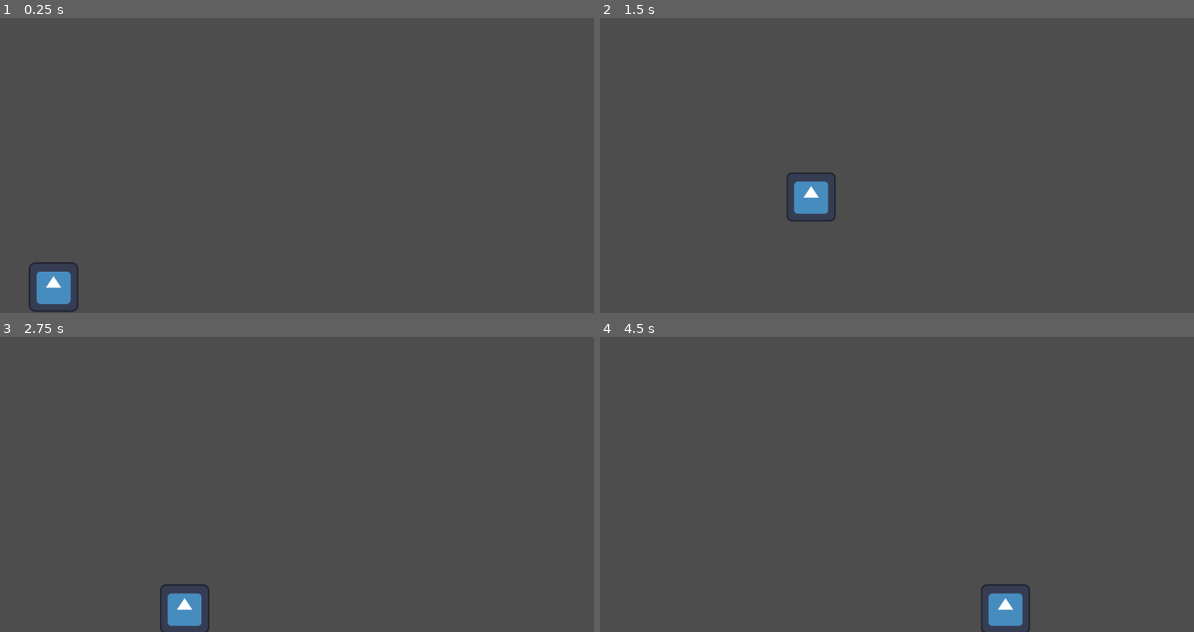
Above: before the commit, frames 1-4 (two rows, left to right).
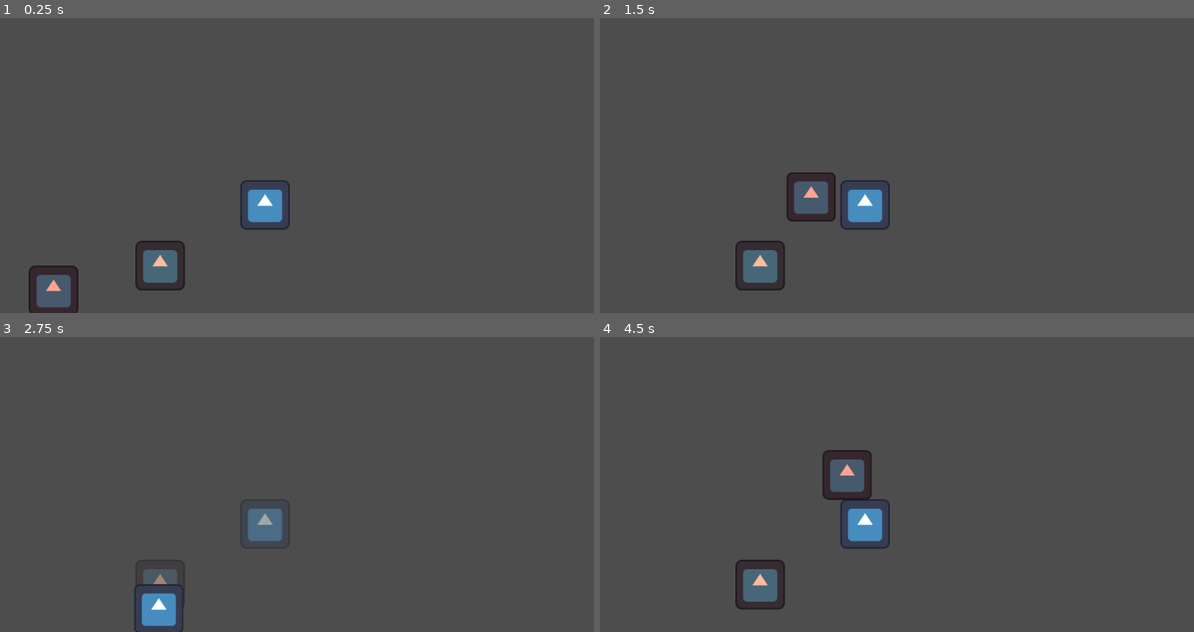
Above: after the commit, the same moments.

Repository: MatheoBrassart/The-Adventure-of-Beep-n-Boo-p
Game: Godot game, scene res://scenes/level_test.tscn
Same seed, same stepped clock (60 frames per second), same inputs: the game is played once before the commit and once after it. The engine's default icon, where the game draws it, is replaced by a stand-in: a white triangle on a blue panel in a dark square.
Inputs:
- Up to frame 1 (0.25 s): no input
- Up to frame 2 (1.5 s): hold D (move_right) from 0.53 s (still down); tap Shift (switch_character) at 0.6, 1.35 s; tap Space (jump) at 0.77 s
- Up to frame 3 (2.75 s): tap Space (jump) at 1.52 s; release D (move_right) at 2.03 s; hold A (move_left) from 2.03 s (still down); tap Shift (switch_character) at 2.1 s
- Up to frame 4 (4.5 s): release A (move_left) at 2.78 s; hold D (move_right) 2.78-4.28 s; tap Shift (switch_character) at 2.85, 3.6, 4.35 s; tap Space (jump) at 3.02, 3.77 s; hold A (move_left) from 4.28 s (still down)

The runs differ from the first frame. In frame 1, 3.4% of the frame differs, in the area x 4-49%, y 54-100%; in frame 2, 3.4%; in frame 3, 1.9%; in frame 4, 4.3%, in the area x 22-73%, y 38-100%.
Error after the commit: Cannot call method 'get_root' on a null value. (res://scripts/bloc_change_beep.gd:8)

Commit message:
Creating Bloc Changes

Diff:
--- /dev/null
+++ b/the-adventure-of-beep-n'-boop/scenes/bloc_change_beep.tscn
@@ -0,0 +1,19 @@
+[gd_scene load_steps=4 format=3 uid="uid://bkfqv7f3qk1lj"]
+
+[ext_resource type="Texture2D" uid="uid://desbr1erhdkrq" path="res://icon.svg" id="1_6vvw0"]
+[ext_resource type="Script" uid="uid://0ajtdhtoy3oe" path="res://scripts/bloc_change_beep.gd" id="1_i3sln"]
+
+[sub_resource type="RectangleShape2D" id="RectangleShape2D_i3sln"]
+
+[node name="BlocChangeBeep" type="StaticBody2D"]
+script = ExtResource("1_i3sln")
+
+[node name="Sprite2D" type="Sprite2D" parent="."]
+modulate = Color(1, 0.7348946, 0.62655437, 1)
+scale = Vector2(0.7, 0.7)
+texture = ExtResource("1_6vvw0")
+
+[node name="CollisionShape2D" type="CollisionShape2D" parent="."]
+visible = false
+scale = Vector2(4.5, 4.5)
+shape = SubResource("RectangleShape2D_i3sln")
--- /dev/null
+++ b/the-adventure-of-beep-n'-boop/scenes/bloc_change_boop.tscn
@@ -0,0 +1,18 @@
+[gd_scene load_steps=4 format=3 uid="uid://ie2nu4jg04k"]
+
+[ext_resource type="Script" uid="uid://cv4peby1kls7y" path="res://scripts/bloc_change_boop.gd" id="1_82mny"]
+[ext_resource type="Texture2D" uid="uid://desbr1erhdkrq" path="res://icon.svg" id="2_behqq"]
+
+[sub_resource type="RectangleShape2D" id="RectangleShape2D_i3sln"]
+
+[node name="BlocChangeBoop" type="StaticBody2D"]
+script = ExtResource("1_82mny")
+
+[node name="Sprite2D" type="Sprite2D" parent="."]
+scale = Vector2(0.7, 0.7)
+texture = ExtResource("2_behqq")
+
+[node name="CollisionShape2D" type="CollisionShape2D" parent="."]
+visible = false
+scale = Vector2(4.5, 4.5)
+shape = SubResource("RectangleShape2D_i3sln")
--- a/the-adventure-of-beep-n'-boop/scenes/level_test.tscn
+++ b/the-adventure-of-beep-n'-boop/scenes/level_test.tscn
@@ -1,6 +1,8 @@
-[gd_scene load_steps=3 format=3 uid="uid://ehcj0v1qs0ab"]
+[gd_scene load_steps=5 format=3 uid="uid://ehcj0v1qs0ab"]
 
 [ext_resource type="PackedScene" uid="uid://bpyurbx843djn" path="res://scenes/player.tscn" id="1_e73ws"]
+[ext_resource type="PackedScene" uid="uid://bkfqv7f3qk1lj" path="res://scenes/bloc_change_beep.tscn" id="2_vbogn"]
+[ext_resource type="PackedScene" uid="uid://ie2nu4jg04k" path="res://scenes/bloc_change_boop.tscn" id="3_d5kir"]
 
 [sub_resource type="WorldBoundaryShape2D" id="WorldBoundaryShape2D_e73ws"]
 distance = -285.0
@@ -15,3 +17,9 @@
 
 [node name="CollisionShape2D" type="CollisionShape2D" parent="StaticBody2D"]
 shape = SubResource("WorldBoundaryShape2D_e73ws")
+
+[node name="BlocChangeBeep" parent="." instance=ExtResource("2_vbogn")]
+position = Vector2(290, 562)
+
+[node name="BlocChangeBoop" parent="." instance=ExtResource("3_d5kir")]
+position = Vector2(480, 452)
--- a/the-adventure-of-beep-n'-boop/scenes/player.tscn
+++ b/the-adventure-of-beep-n'-boop/scenes/player.tscn
@@ -11,12 +11,16 @@
 collision_layer = 2
 script = ExtResource("1_g2els")
 
-[node name="Sprite2D" type="Sprite2D" parent="."]
-position = Vector2(5.96046e-08, -6)
+[node name="SpriteBeep" type="Sprite2D" parent="."]
+modulate = Color(0.9967161, 0.6390532, 0.5637454, 1)
+scale = Vector2(0.7, 0.7)
+texture = ExtResource("2_g2els")
+
+[node name="SpriteBoop" type="Sprite2D" parent="."]
+visible = false
 scale = Vector2(0.7, 0.7)
 texture = ExtResource("2_g2els")
 
 [node name="CollisionShape2D" type="CollisionShape2D" parent="."]
-position = Vector2(0, -6)
 scale = Vector2(10, 10)
 shape = SubResource("CircleShape2D_fjrip")
--- /dev/null
+++ b/the-adventure-of-beep-n'-boop/scripts/bloc_change_beep.gd
@@ -0,0 +1,44 @@
+extends StaticBody2D
+
+class_name BlocChangeBeep
+
+@onready var sprite2D: Sprite2D = $Sprite2D
+@onready var collisionShape2D: CollisionShape2D = $CollisionShape2D
+
+var CURRENT_ACTIVE_CHARACTER = get_tree().get_root().get_node("player")
+
+var ISACTIVE = 1
+static var SWITCH_STATE = 0
+
+func _ready() -> void:
+
+	if CURRENT_ACTIVE_CHARACTER == 1:
+		deactivate()
+
+
+func _process(_delta: float) -> void:
+
+	if SWITCH_STATE == 1:
+		SWITCH_STATE = 0
+		if ISACTIVE == 0:
+			activate()
+		else:
+			deactivate()
+
+
+static func switch_state():
+
+	SWITCH_STATE = 1
+
+
+func activate():
+
+	ISACTIVE = 1
+	sprite2D.modulate = Color(1.0, 0.733, 0.627, 1)
+	collisionShape2D.disabled = false
+
+func deactivate():
+
+	ISACTIVE = 0
+	sprite2D.modulate = Color(1.0, 0.733, 0.627, 0.5)
+	collisionShape2D.disabled = true
--- /dev/null
+++ b/the-adventure-of-beep-n'-boop/scripts/bloc_change_boop.gd
@@ -0,0 +1,45 @@
+extends StaticBody2D
+
+class_name BlocChangeBoop
+
+@onready var sprite2D: Sprite2D = $Sprite2D
+@onready var collisionShape2D: CollisionShape2D = $CollisionShape2D
+
+var CURRENT_ACTIVE_CHARACTER = 0
+
+var ISACTIVE = 1
+static var SWITCH_STATE = 0
+
+func _ready() -> void:
+
+	CURRENT_ACTIVE_CHARACTER = get_tree().get_root().get_node("player")
+	if CURRENT_ACTIVE_CHARACTER == 0:
+		deactivate()
+
+
+func _process(_delta: float) -> void:
+
+	if SWITCH_STATE == 1:
+		SWITCH_STATE = 0
+		if ISACTIVE == 0:
+			activate()
+		else:
+			deactivate()
+
+
+static func switch_state():
+
+	SWITCH_STATE = 1
+
+
+func activate():
+
+	ISACTIVE = 1
+	sprite2D.modulate = Color(1.0, 1.0, 1.0, 1)
+	collisionShape2D.disabled = false
+
+func deactivate():
+
+	ISACTIVE = 0
+	sprite2D.modulate = Color(1.0, 1.0, 1.0, 0.5)
+	collisionShape2D.disabled = true
--- a/the-adventure-of-beep-n'-boop/scripts/game_informations.gd
+++ b/the-adventure-of-beep-n'-boop/scripts/game_informations.gd
@@ -5,3 +5,5 @@
 	if Input.is_action_just_pressed("switch_character"):
 
 		Player.switch_character()
+		BlocChangeBeep.switch_state()
+		BlocChangeBoop.switch_state()
--- a/the-adventure-of-beep-n'-boop/scripts/player.gd
+++ b/the-adventure-of-beep-n'-boop/scripts/player.gd
@@ -13,8 +13,11 @@
 
 # Variable that defines which character is currently active. 0 = Beep, 1 = Boop
 var CURRENT_CHARACTER = 0
+static var SWITCH_CHARACTER = 0
 
 #@onready var animated_sprite: AnimatedSprite2D = $AnimatedSprite2D
+@onready var spriteBeep: Sprite2D = $SpriteBeep
+@onready var spriteBoop: Sprite2D = $SpriteBoop
 
 func _physics_process(delta: float) -> void:
 
@@ -71,6 +74,28 @@
 
 	move_and_slide()
 
+	if SWITCH_CHARACTER == 1:
+		SWITCH_CHARACTER = 0
+		if CURRENT_CHARACTER == 0:
+			switch_to_boop()
+		else:
+			switch_to_beep()
+
+
 static func switch_character():
 
-	print ("yay")
+	SWITCH_CHARACTER = 1
+
+
+func switch_to_beep():
+
+	CURRENT_CHARACTER = 0
+	spriteBeep.show()
+	spriteBoop.hide()
+
+
+func switch_to_boop():
+
+	CURRENT_CHARACTER = 1
+	spriteBoop.show()
+	spriteBeep.hide()
Not shown, added: the-adventure-of-beep-n'-boop/scripts/bloc_change_beep.gd.uid
Not shown, added: the-adventure-of-beep-n'-boop/scripts/bloc_change_boop.gd.uid
